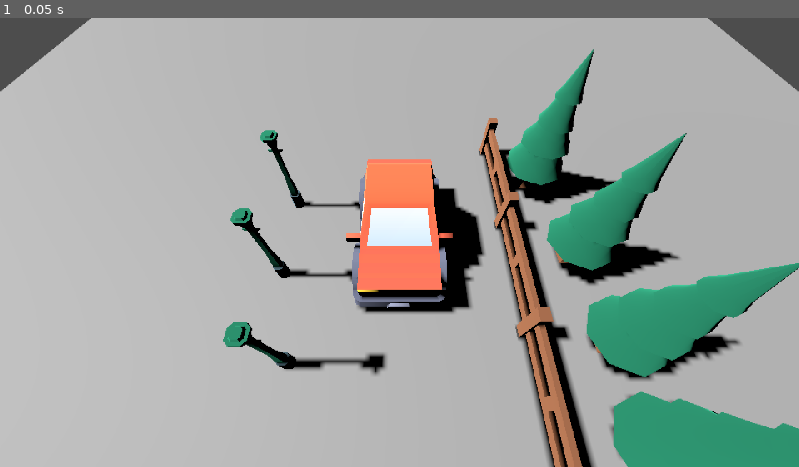
Above: before the commit, frame 1.
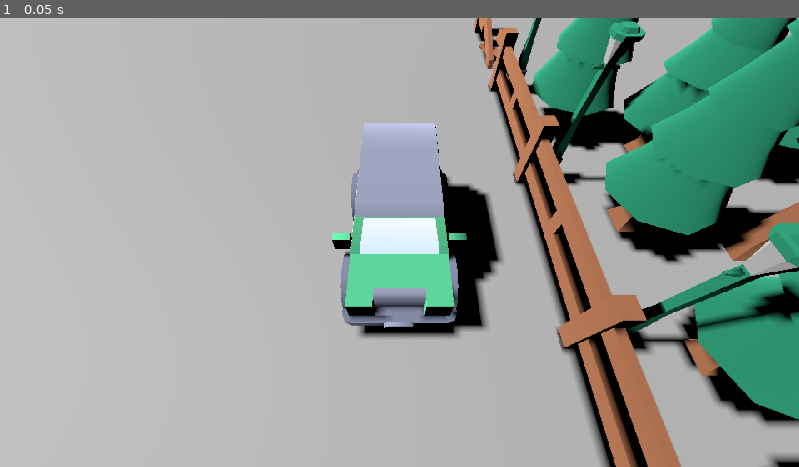
Above: after the commit, the same moment.

Repository: StudioBiwako/greenhill
Game: Godot game, scene res://levels/carShaderArtTest/CarShaderArtTest.tscn
Same seed, same stepped clock (60 frames per second), same inputs: the game is played once before the commit and once after it. This scene is started directly instead of the project's main scene.
Inputs:
- Up to frame 1 (0.05 s): no input

The runs differ from the first frame. In frame 1, 39% of the frame differs, in the area x 0-100%, y 0-100%.

Commit message:
modified test scene

Diff:
--- a/components/Cameras/centerCamera/CenterCamera.gd
+++ b/components/Cameras/centerCamera/CenterCamera.gd
@@ -2,7 +2,7 @@
 
 @export var centerObject: Node3D  # Reference to the object to orbit around
 @export var orbitSpeed: float = 0.001  # Speed of orbit rotation
-@export var orbitDistance: float = 5  # Distance from center object
+@export var orbitDistance: float = 3  # Distance from center object
 @export var maxVerticalAngle: float = 45.0  # Maximum vertical angle in degrees
 @export var minVerticalAngle: float = 15.0  # Minimum vertical angle in degrees
 
--- a/levels/carShaderArtTest/CarShaderArtTest.tscn
+++ b/levels/carShaderArtTest/CarShaderArtTest.tscn
@@ -7,6 +7,11 @@
 [ext_resource type="PackedScene" uid="uid://cxacmgyxadq2k" path="res://components/Models/Trees/GLTF format/fence.glb" id="5_k4pm8"]
 [ext_resource type="PackedScene" uid="uid://bvtg2apc0jv8c" path="res://components/Models/Trees/GLTF format/tree.glb" id="6_tn2hy"]
 [ext_resource type="PackedScene" uid="uid://dskjo0p3unb6r" path="res://components/Models/Trees/GLTF format/lantern.glb" id="7_1nb3e"]
+[ext_resource type="PackedScene" uid="uid://duoh08dg2jt7k" path="res://components/Models/Trees/GLTF format/treeHigh.glb" id="8_chcwm"]
+[ext_resource type="PackedScene" uid="uid://4tw12oj1slch" path="res://components/Models/Trees/GLTF format/treeCrooked.glb" id="9_g54ct"]
+[ext_resource type="PackedScene" uid="uid://8tstd7d5ym4n" path="res://components/Models/Trees/GLTF format/treeHighCrooked.glb" id="10_f5r14"]
+[ext_resource type="PackedScene" uid="uid://c4gsfrcoqc0cm" path="res://components/Models/Cars/GLB format/suv.glb" id="11_6cyyt"]
+[ext_resource type="PackedScene" uid="uid://drm2ld5kgnjth" path="res://components/Models/Trees/GLTF format/fenceBroken.glb" id="12_nyguq"]
 
 [sub_resource type="ShaderMaterial" id="ShaderMaterial_knxmn"]
 render_priority = 0
@@ -50,11 +55,12 @@
 transform = Transform3D(1, 0, 0, 0, 1, 0, 0, 0, 1, 2.08165e-12, 2.08165e-12, 2.08165e-12)
 
 [node name="sedan" parent="SubViewportContainer/SubViewport" instance=ExtResource("2_1t4in")]
-transform = Transform3D(-4.37114e-08, 3.48787e-16, 1, 3.48787e-16, 1, -3.48787e-16, -1, 3.48787e-16, -4.37114e-08, 2.08165e-12, 2.08165e-12, 2.08165e-12)
+transform = Transform3D(-3.27835e-08, 2.6159e-16, 0.75, 2.6159e-16, 0.75, -2.6159e-16, -0.75, 2.6159e-16, -3.27835e-08, 2.08165e-12, 2.08165e-12, -0.277402)
+visible = false
 
 [node name="CenterCamera3D" parent="SubViewportContainer/SubViewport" node_paths=PackedStringArray("centerObject") instance=ExtResource("3_sg6c3")]
 transform = Transform3D(1, 0, 0, 0, 1, 0, 0, 0, 1, -3.53852, 0.0146324, 2.58451)
-centerObject = NodePath("../sedan")
+centerObject = NodePath("../../../suv")
 
 [node name="MeshInstance3D" type="MeshInstance3D" parent="SubViewportContainer/SubViewport/CenterCamera3D"]
 transform = Transform3D(1, 0, 0, 0, 1, 0, 0, 0, 1, 3.53852, -0.0146324, -2.58451)
@@ -71,6 +77,16 @@
 [node name="fence2" parent="fence2/fence2" instance=ExtResource("5_k4pm8")]
 transform = Transform3D(1, -3.48787e-16, 0, 3.48787e-16, 1, -3.48787e-16, 0, 3.48787e-16, 1, 0, 0, 0.934975)
 
+[node name="fence3" parent="." instance=ExtResource("5_k4pm8")]
+transform = Transform3D(-8.74228e-08, 6.97574e-16, 2, 6.97574e-16, 2, -6.97574e-16, -2, 6.97574e-16, -8.74228e-08, -1.30296, 0.0146324, 0.2026)
+visible = false
+
+[node name="fence2" parent="fence3" instance=ExtResource("5_k4pm8")]
+transform = Transform3D(1, -3.48787e-16, 0, 3.48787e-16, 1, -3.48787e-16, 0, 3.48787e-16, 1, 0, 0, 0.934975)
+
+[node name="fence2" parent="fence3/fence2" instance=ExtResource("5_k4pm8")]
+transform = Transform3D(1, -3.48787e-16, 0, 3.48787e-16, 1, -3.48787e-16, 0, 3.48787e-16, 1, 0, 0, 0.934975)
+
 [node name="tree2" parent="." instance=ExtResource("6_tn2hy")]
 transform = Transform3D(1, 0, 0, 0, 1, 0, 0, 0, 1, -1.35699, 0.0146324, -2.43059)
 
@@ -84,10 +100,34 @@
 transform = Transform3D(1, 0, 0, 0, 1, 0, 0, 0, 1, 2.82609, 0.0146324, -2.76996)
 
 [node name="lantern2" parent="." instance=ExtResource("7_1nb3e")]
-transform = Transform3D(1, 0, 0, 0, 1, 0, 0, 0, 1, -0.825041, 0.0146324, 1.84336)
+transform = Transform3D(1, 0, 0, 0, 1, 0, 0, 0, 1, -2.11947, 0.0538024, -2.01829)
 
 [node name="lantern3" parent="." instance=ExtResource("7_1nb3e")]
-transform = Transform3D(1, 0, 0, 0, 1, 0, 0, 0, 1, 0.591936, 0.0146324, 1.82642)
+transform = Transform3D(1, 0, 0, 0, 1, 0, 0, 0, 1, -0.387175, 0.0146324, -2.02779)
 
 [node name="lantern4" parent="." instance=ExtResource("7_1nb3e")]
-transform = Transform3D(1, 0, 0, 0, 1, 0, 0, 0, 1, 1.93273, 0.0146324, 1.48485)
+transform = Transform3D(1, 0, 0, 0, 1, 0, 0, 0, 1, 1.49666, 0.0146324, -2.01701)
+
+[node name="treeHigh2" parent="." instance=ExtResource("8_chcwm")]
+transform = Transform3D(1, 0, 0, 0, 1, 0, 0, 0, 1, 0.611794, 0.0146326, -3.75033)
+
+[node name="treeCrooked2" parent="." instance=ExtResource("9_g54ct")]
+transform = Transform3D(1, 0, 0, 0, 1, 0, 0, 0, 1, -0.784674, 0.0146326, -3.34769)
+
+[node name="treeHighCrooked2" parent="." instance=ExtResource("10_f5r14")]
+transform = Transform3D(1, 0, 0, 0, 1, 0, 0, 0, 1, 2.13763, 0.0146326, -3.72584)
+
+[node name="tree6" parent="." instance=ExtResource("6_tn2hy")]
+transform = Transform3D(1, 0, 0, 0, 1, 0, 0, 0, 1, 1.13197, 0.0146326, -5.00986)
+
+[node name="treeCrooked3" parent="." instance=ExtResource("9_g54ct")]
+transform = Transform3D(1, 0, 0, 0, 1, 0, 0, 0, 1, -0.739343, 0.0146326, -4.57187)
+
+[node name="suv" parent="." instance=ExtResource("11_6cyyt")]
+transform = Transform3D(-3.0598e-08, 2.44151e-16, 0.7, 2.44151e-16, 0.7, -2.44151e-16, -0.7, 2.44151e-16, -3.0598e-08, 0.547646, 0.0146324, -0.315596)
+
+[node name="fenceBroken2" parent="." instance=ExtResource("12_nyguq")]
+transform = Transform3D(-8.74228e-08, 6.97574e-16, 2, 6.97574e-16, 2, -6.97574e-16, -2, 6.97574e-16, -8.74228e-08, 4.27406, 2.08165e-12, -2.70884)
+
+[node name="fenceBroken3" parent="." instance=ExtResource("12_nyguq")]
+transform = Transform3D(-8.74228e-08, 6.97574e-16, 2, 6.97574e-16, 2, -6.97574e-16, -2, 6.97574e-16, -8.74228e-08, -3.17852, 2.08165e-12, -2.70884)
Not shown: 1 places in levels/carShaderArtTest/CarShaderArtTest.tscn that only renumber resources
